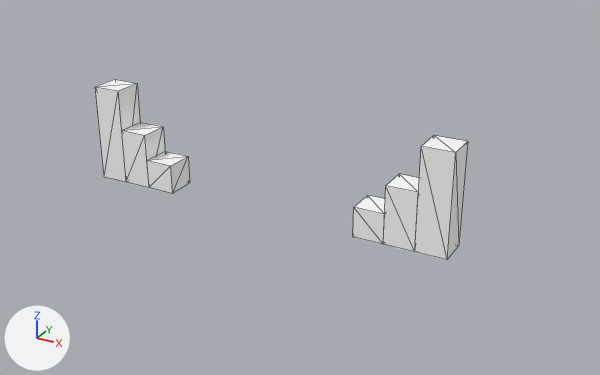
The glTF model AR-Armada/assets/Modelos/GraficosBinacional/GraficosBinacional.gltf as it was, and as the next commit left it.
One viewpoint serves both versions: a 50 mm lens placed at (113.1, -185.3, 101.5), pointed at (10.5, 1.3, 8.2). Lighting does not change. The marker at lower left points along +X, +Y and +Z. Mesh edges are drawn as thin lines. Where no turn or scale is listed for an object, it has been applied to the vertices. Vertices at the same position are counted once.
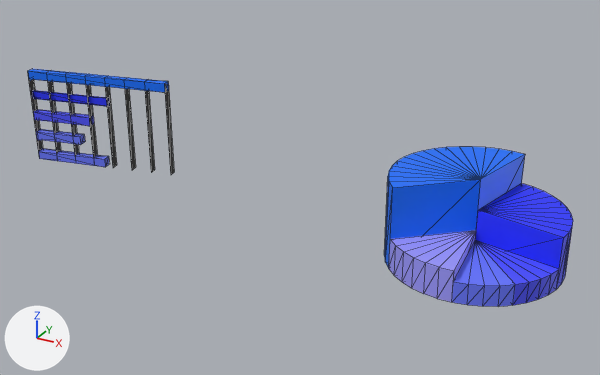
Where the newer file only moved an object's origin or applied its transform, the numbers keep the older frame.

Boxes [x1, y1, x2, y2] around the edits, measured in the pictures (600 x 375 px):
'pCylinder2', added (blue): after [384, 147, 525, 269]
'pCylinder3', added (blue): after [475, 183, 573, 288]
'pCube4.001', deleted: before [415, 135, 468, 260]
'pCylinder6', added (blue): after [389, 230, 476, 302]
'pCube4', reshaped (57% wider, 81% shorter): before [95, 79, 140, 182]; after [38, 148, 109, 167]
'pCylinder5', added (blue): after [452, 240, 515, 307]
'pCube5', reshaped (14% wider, 74% shorter): before [122, 122, 165, 187]; after [36, 129, 85, 145]
'pCube5.001', deleted: before [383, 174, 419, 252]
'pCylinder4', added (blue): after [476, 241, 559, 305]
'pCube1', added (blue): after [28, 69, 169, 92]
'pCube6', deleted: before [147, 151, 190, 193]
'pCube6.001', deleted: before [353, 195, 385, 244]
'pCube3', added (blue): after [33, 109, 94, 126]
'pCube2', added (blue): after [32, 90, 110, 106]
'pPlane4', added: after [105, 87, 117, 168]
'pPlane7', added: after [165, 83, 174, 175]
'pPlane5', added: after [125, 89, 136, 170]
'pPlane6', added: after [145, 91, 155, 173]
'pPlane3', added: after [86, 85, 98, 158]
'pPlane8', added: after [27, 71, 43, 154]
'pPlane2', added: after [47, 81, 61, 153]
'pPlane1', added: after [66, 83, 79, 155]
part 2 of me_mesh_001, deleted: before [122, 122, 165, 187]
part 3 of me_mesh_001, added (blue): after [36, 129, 85, 145]

The change, as a diff of the scene's bpy script:
```diff
--- a/AR-Armada/assets/Modelos/GraficosBinacional/GraficosBinacional.gltf.py
+++ b/AR-Armada/assets/Modelos/GraficosBinacional/GraficosBinacional.gltf.py
@@ me_mesh_003 @@
-me_mesh_003.from_pydata(...)  # 8 vertices, 12 faces; spans x -4.4..4.4, y -4.4..4.4, z -14.6..14.6
-me_mesh_003.materials.append(mat_lambert2)  # white #ffffff
+me_mesh_003.from_pydata(...)  # 8 vertices, 12 faces; spans x -32.5..-8.2, y -4.2..3.2, z -13.9..-11.2
+# me_mesh_003 part 1: the whole mesh is rebuilt
+me_mesh_003.materials.append(mat_standardsurface1_006)  # blue #6977ff
@@ me_mesh_001 @@
-me_mesh_001.from_pydata(...)  # 8 vertices, 12 faces; spans x -4.4..4.4, y -4.4..4.4, z -8.4..8.4
-me_mesh_001.materials.append(mat_lambert2)  # white #ffffff
+me_mesh_001.from_pydata(...)  # 8 vertices, 12 faces; spans x -41.3..-24.9, y -4.2..1.6, z -1.0..1.6
+# me_mesh_001 part 2: 8 vertices removed from x -4.4..4.4, y -4.4..4.4, z -8.4..8.4
+# me_mesh_001 part 3: 8 vertices added at x -41.3..-24.9, y -4.2..1.6, z -1.0..1.6
+me_mesh_001.materials.append(mat_standardsurface1_006)  # blue #6977ff
@@ me_mesh_020 @@
+me_mesh_020.from_pydata([(-0.3, 1.3, 14.8), (0.3, -1.3, 14.8), (-0.3, 1.3, -14.8), (0.3, -1.3, -14.8)], [], [(0, 1, 3), (0, 3, 2)])
+me_mesh_020.materials.append(mat_material_001)  # black #000000
@@ me_mesh_009 @@
+me_mesh_009.from_pydata([(-0.3, 1.3, 14.8), (0.3, -1.3, 14.8), (-0.3, 1.3, -14.8), (0.3, -1.3, -14.8)], [], [(0, 1, 3), (0, 3, 2)])
+me_mesh_009.materials.append(mat_standardsurface1_009)  # black #000000
@@ me_mesh_018 @@
+me_mesh_018.from_pydata([(-10.1, -0.7, 1.3), (-9.6, -3.3, 1.3), (9.6, 3.3, 1.3), (10.1, 0.7, 1.3), (9.6, 3.3, -1.3), (10.1, 0.7, -1.3), (-10.1, -0.7, -1.3), (-9.6, -3.3, -1.3)], [], [(0, 1, 3), (0, 3, 2), (2, 3, 5), (2, 5, 4), (4, 5, 7), (4, 7, 6), (6, 7, 1), (6, 1, 0), (1, 7, 5), (1, 5, 3), (6, 0, 2), (6, 2, 4)])
+me_mesh_018.materials.append(mat_standardsurface1_005)  # blue #4e54ff
@@ me_mesh_012 @@
+me_mesh_012.from_pydata([(-13.2, -2.3, 1.3), (-13.1, -3.0, 1.3), (13.1, 3.0, 1.3), (13.2, 2.3, 1.3), (13.1, 3.0, -1.3), (13.2, 2.3, -1.3), (-13.2, -2.3, -1.3), (-13.1, -3.0, -1.3)], [], [(0, 1, 3), (0, 3, 2), (2, 3, 5), (2, 5, 4), (4, 5, 7), (4, 7, 6), (6, 7, 1), (6, 1, 0), (1, 7, 5), (1, 5, 3), (6, 0, 2), (6, 2, 4)])
+me_mesh_012.materials.append(mat_standardsurface1_004)  # blue #2733ff
@@ me_mesh_008 @@
+me_mesh_008.from_pydata([(-23.3, -3.4, 1.3), (-22.8, -6.0, 1.3), (22.8, 6.0, 1.3), (23.3, 3.4, 1.3), (22.8, 6.0, -1.3), (23.3, 3.4, -1.3), (-23.3, -3.4, -1.3), (-22.8, -6.0, -1.3)], [], [(0, 1, 3), (0, 3, 2), (2, 3, 5), (2, 5, 4), (4, 5, 7), (4, 7, 6), (6, 7, 1), (6, 1, 0), (1, 7, 5), (1, 5, 3), (6, 0, 2), (6, 2, 4)])
+me_mesh_008.materials.append(mat_standardsurface1_003)  # blue #006fff
@@ ob_pcube6 @@
-ob_pcube6 = bpy.data.objects.new('pCube6', me_mesh_005)
@@ ob_pcube4_001 @@
-ob_pcube4_001 = bpy.data.objects.new('pCube4.001', me_mesh_071)
@@ ob_pcube5_001 @@
-ob_pcube5_001 = bpy.data.objects.new('pCube5.001', me_mesh_070)
@@ ob_pcube6_001 @@
-ob_pcube6_001 = bpy.data.objects.new('pCube6.001', me_mesh_069)
@@ ob_pplane8 @@
+ob_pplane8 = bpy.data.objects.new('pPlane8', me_mesh_020)
+ob_pplane8.location = (-84.0, -3.1, 15.4)
@@ ob_pplane7 @@
+ob_pplane7 = bpy.data.objects.new('pPlane7', me_mesh_020.copy())
+ob_pplane7.location = (-37.9, 6.4, 15.4)
@@ ob_pplane6 @@
+ob_pplane6 = bpy.data.objects.new('pPlane6', me_mesh_009)
+ob_pplane6.location = (-44.5, 5.1, 15.4)
@@ ob_pplane5 @@
+ob_pplane5 = bpy.data.objects.new('pPlane5', me_mesh_020.copy())
+ob_pplane5.location = (-51.0, 3.8, 15.4)
@@ ob_pplane4 @@
+ob_pplane4 = bpy.data.objects.new('pPlane4', me_mesh_020.copy())
+ob_pplane4.location = (-57.6, 2.4, 15.4)
@@ ob_pplane3 @@
+ob_pplane3 = bpy.data.objects.new('pPlane3', me_mesh_020.copy())
+ob_pplane3.location = (-64.2, 1.1, 15.4)
@@ ob_pplane2 @@
+ob_pplane2 = bpy.data.objects.new('pPlane2', me_mesh_020.copy())
+ob_pplane2.location = (-77.4, -1.6, 15.4)
@@ ob_pplane1 @@
+ob_pplane1 = bpy.data.objects.new('pPlane1', me_mesh_020.copy())
+ob_pplane1.location = (-70.8, -0.2, 15.4)
@@ ob_pcube3 @@
+ob_pcube3 = bpy.data.objects.new('pCube3', me_mesh_018)
+ob_pcube3.location = (-74.1, -0.9, 15.4)
@@ ob_pcube2 @@
+ob_pcube2 = bpy.data.objects.new('pCube2', me_mesh_012)
+ob_pcube2.location = (-70.8, -0.2, 22.1)
@@ ob_pcube1 @@
+ob_pcube1 = bpy.data.objects.new('pCube1', me_mesh_008)
+ob_pcube1.location = (-60.9, 1.8, 28.9)
@@ ob_pcylinder6 @@
+ob_pcylinder6 = bpy.data.objects.new('pCylinder6', me_mesh_007)  # 16 vertices, 28 faces; spans x -16.9..2.1, y -22.4..0.0, z -4.1..4.1; in mat_standardsurface1_008 (blue #9e9bff)
+ob_pcylinder6.location = (61.9, -1.0, 4.1)
@@ ob_pcylinder5 @@
+ob_pcylinder5 = bpy.data.objects.new('pCylinder5', me_mesh_006)  # 12 vertices, 20 faces; spans x 0.0..14.9, y -22.4..0.0, z -2.8..2.8; in mat_standardsurface1_006 (blue #6977ff)
+ob_pcylinder5.location = (61.9, -1.0, 2.8)
@@ ob_pcylinder4 @@
+ob_pcylinder4 = bpy.data.objects.new('pCylinder4', me_mesh_004)  # 12 vertices, 20 faces; spans x 0.0..21.9, y -16.9..0.0, z -2.8..2.8; in mat_standardsurface1_005 (blue #4e54ff)
+ob_pcylinder4.location = (61.9, -1.0, 2.8)
@@ ob_pcylinder3 @@
+ob_pcylinder3 = bpy.data.objects.new('pCylinder3', me_mesh_002)  # 24 vertices, 44 faces; spans x 0.0..22.4, y -4.9..21.9, z -6.9..6.9; in mat_standardsurface1_004 (blue #2733ff)
+ob_pcylinder3.location = (61.9, -1.0, 6.9)
@@ ob_pcylinder2 @@
+ob_pcylinder2 = bpy.data.objects.new('pCylinder2', me_mesh)  # 36 vertices, 68 faces; spans x -22.4..4.9, y -14.9..22.4, z -11.0..11.0; in mat_standardsurface1_003 (blue #006fff)
+ob_pcylinder2.location = (61.9, -1.0, 11.0)
```
